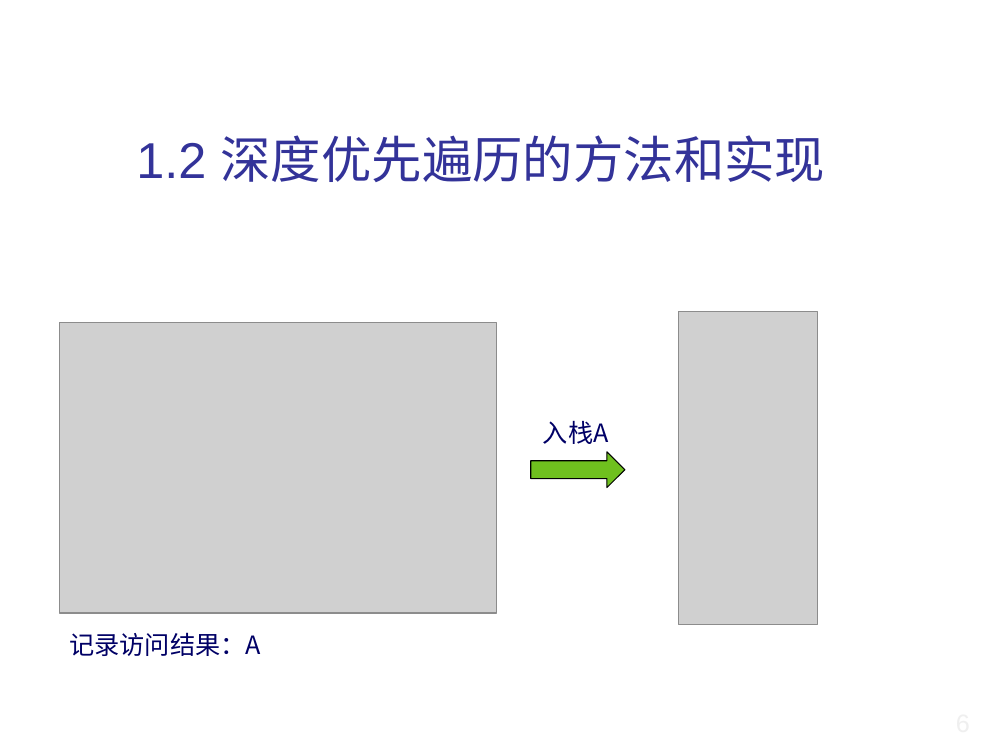
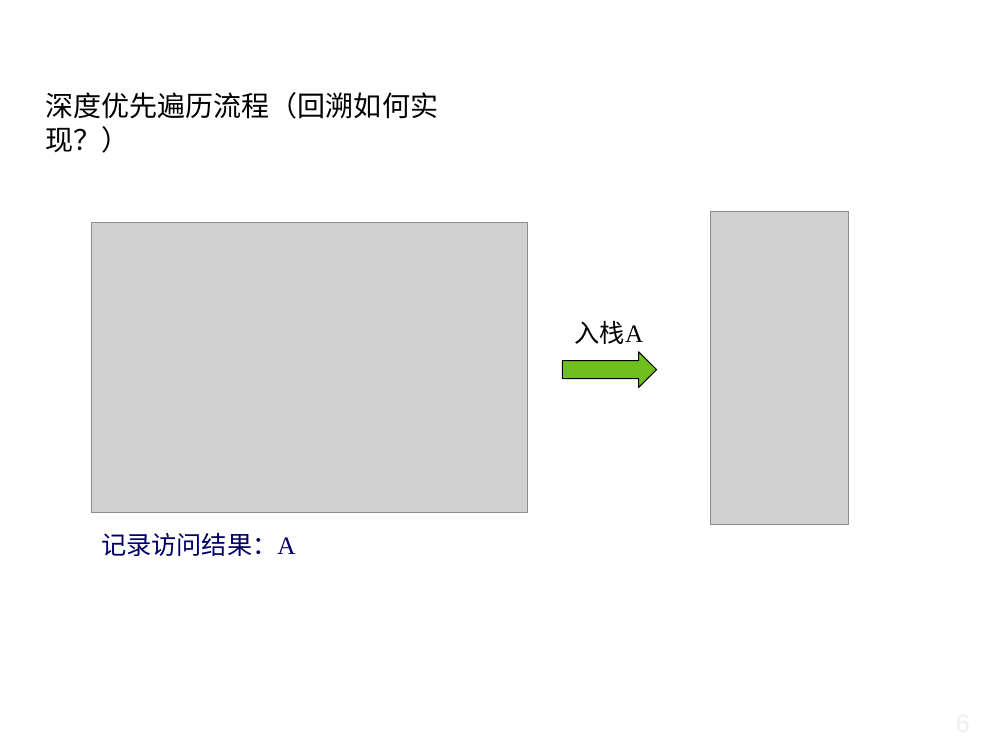
Before and after one commit to liutongling/DP, a slide deck: slide 9 of file/第6章 回朔法.pptx. Drawn at 1008x756 pixels with LibreOffice and Linux fonts; fonts in the diff are those of the drawing; grey boxes stand for pictures; background and template pictures are left out. Boxes give left, top, right and bottom in pixels: in the first picture for what was removed or moved away, otherwise in the second. Text is boxed around its words. In the diff, an @@ line names an element or a change of style, - is before the commit and + after.

```diff
--- a/file/第6章 回朔法.pptx
+++ b/file/第6章 回朔法.pptx
@@ text at (x1=46, y1=92, x2=439, y2=153): text changed; size 36 to 20 pt; font Arial to Times New Roman; text colour #333399 to #000000 @@
-1.2 深度优先遍历的方法和实现
+深度优先遍历流程（回溯如何实现？）
@@ picture moved from (x1=678, y1=311, x2=817, y2=624) to (x1=711, y1=212, x2=850, y2=524) @@
@@ text "入栈A" at (x1=575, y1=320, x2=644, y2=344): font Noto Sans CJK SC to Times New Roman, text colour #000066 to #000000 @@
@@ 2 texts, 1 picture, 1 right arrow moved together from (x1=59, y1=323, x2=625, y2=656) to (x1=91, y1=222, x2=656, y2=556) @@
@@ text "记录访问结果：A" at (x1=101, y1=532, x2=296, y2=556): font Noto Sans CJK SC to Times New Roman @@
```
Also in this commit, not shown: 14 other slides changed.
